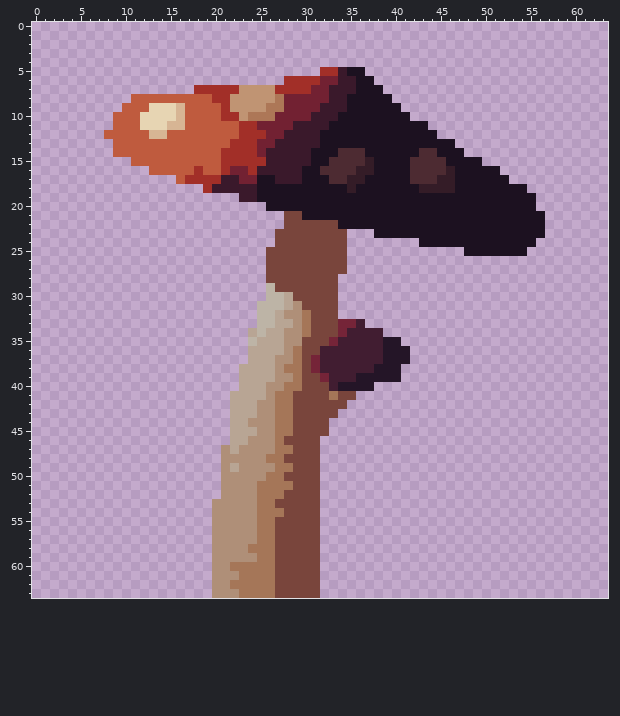
A pixel-art sprite gets an edit: mushroom-tex.png. Above: the version before the commit.
The file is 64x64 pixels. Colours within 5 levels of each other are drawn and written as one.
The result:
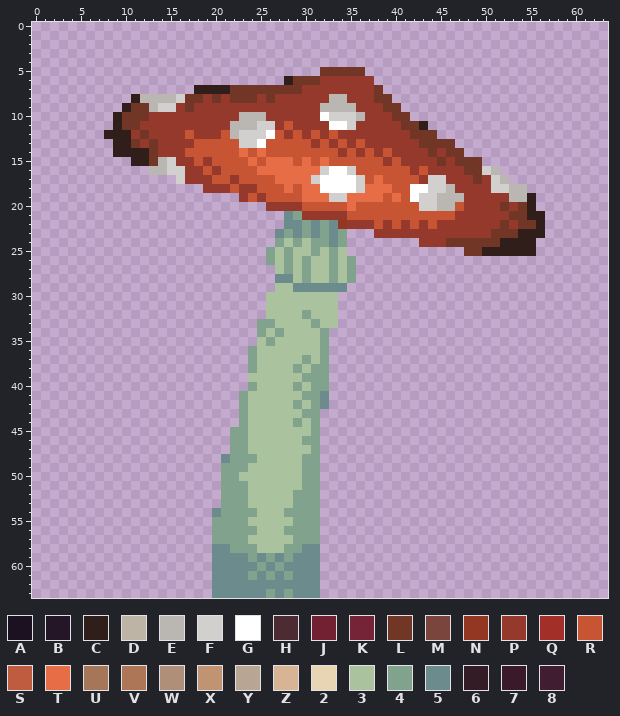
Palette (. is transparent): A #1c1120  B #241527  C #2f1e1a  D #bdb4a6  E #bab7b2  F #d1d0ce  G #ffffff  H #4d2b32  J #722132  K #752438  L #723627  M #79453c  N #933622  P #95392c  Q #a22f28  R #c75533  S #bf5b3e  T #e76d46  U #a57658  V #ad7757  W #af8f78  X #c09473  Y #b8a594  Z #d7b594  2 #e7d5b3  3 #aac39e  4 #81a38e  5 #6b8b8c  6 #341c27  7 #3a192b  8 #411d31
What changed:
@@ x 0..63 @@
  4 ................................................................
- 5 ................................QQ7AA...........................
- 6 ............................QQQQJJ77AA..........................
- 7 ..................QQQQQXXXXQQQQJJ777AAA.........................
- 8 ...........SSSSSSSSSQQXXXXXVJJJJJ77AAAAA........................
- 9 ..........SSS222ZSSSSQXXXXVVJJJJ777AAAAAA.......................
-10 .........SSS2222ZSSSSQQXVVVJJJJ777AAAAAAAA......................
-11 .........SSS222ZZSSSSSSQQJJJJ7777AAAAAAAAAAA....................
-12 ........SSSSSZZSSSSSSSSQQQJJ7777AAAAAAAAAAAAA...................
-13 .........SSSSSSSSSSSSSQQQJJ77777AAAAAAAAAAAAAAA.................
-14 .........SSSSSSSSSSSSQQQQJ77777AAAHHHAAAAAAHHAAA................
-15 ...........SSSSSSSSSSQQQQQ77777AAHHHH6AAAAHHHHAAAA..............
-16 .............SSSSSQSSQJJQ77777AAHHHH66AAAAHHHH6AAAAA............
-17 ................SQQQQ77JJAA777AAAHH66AAAAAHHH66AAAAAA...........
-18 ...................Q77777AAAAAAAAAA6AAAAAAA6666AAAAAAAA.........
-19 .......................77AAAAAAAAAAAAAAAAAAAAAAAAAAAAAAA........
-20 ..........................AAAAAAAAAAAAAAAAAAAAAAAAAAAAAA........
-21 ............................MMAAAAAAAAAAAAAAAAAAAAAAAAAAA.......
-22 ............................MMMMMMAAAAAAAAAAAAAAAAAAAAAAA.......
-23 ...........................MMMMMMMM...AAAAAAAAAAAAAAAAAAA.......
-24 ...........................MMMMMMMM........AAAAAAAAAAAAA........
-25 ..........................MMMMMMMMM.............AAAAAAA.........
-26 ..........................MMMMMMMMM.............................
-27 ..........................MMMMMMMMM.............................
-28 ..........................MMMMMMMM..............................
-29 ..........................DMMMMMMM..............................
-30 ..........................DDYMMMMM..............................
-31 .........................DDDYWMMMM..............................
-32 .........................DDYWWUMMM..............................
-33 .........................DDYYWUMMMKK8...........................
-34 ........................YDYYWWUMMMK8888.........................
-35 ........................DYYYWWMMMK88888BB.......................
-36 ........................YYYYWUMM8888888BBB......................
-37 ........................YYYWWUMK8888888BBB......................
-38 .......................YYYYWUUMK888888BBB.......................
-39 .......................YYYYWWUMMK888BBBBB.......................
-40 .......................YYYWWUUMMM8BBBB..........................
-41 ......................YYYYWUUMMMMUMM............................
-42 ......................YYYWWUUMMMMMM.............................
-43 ......................YYYWWUUMMMMM..............................
-44 ......................YYWWWUUMMMM...............................
-45 ......................YYYWWUUMMMM...............................
-46 ......................YYWWWUMMMM................................
-47 .....................WYWWWWUUMMM................................
-48 .....................WWWWWUUMMMM................................
-49 .....................WYWWWWUUMMM................................
-50 .....................WWWWWUUMMMM................................
-51 .....................WWWWUUUUMMM................................
-52 .....................WWWWUUUMMMM................................
-53 ....................WWWWWUUMMMMM................................
-54 ....................WWWWWUUUMMMM................................
-55 ....................WWWWWUUMMMMM................................
-56 ....................WWWWWUUMMMMM................................
-57 ....................WWWWWUUMMMMM................................
-58 ....................WWWWUUUMMMMM................................
-59 ....................WWWWWUUMMMMM................................
-60 ....................WWUUUUUMMMMM................................
-61 ....................WWWUUUUMMMMM................................
-62 ....................WWUUUUUMMMMM................................
-63 ....................WWWUUUUMMMMM................................
+ 5 ................................LLLLL...........................
+ 6 ............................CLLLPPPPPP..........................
+ 7 ..................CCCCLLLLLLLLPPPPPPPPL.........................
+ 8 ...........CEEEEFLLPLPLLLPLPPPPPPEEPPPLL........................
+ 9 ..........CLLEFFPLPPPPPPPPPPPPPPEEEEPPPLL.......................
+10 .........CLLLPPPPPPPPPPEEEPPPPPPGFFFEPPPLL......................
+11 .........CLLPPPPPPPPPPEEEFFPRPPPPGGFPPPPPLLC....................
+12 ........CCCPLPPPPRPPPREFFFGRPRPRPRPPPPPPPPLLL...................
+13 .........CCLPLPPPPRRRRRFFGRRRRRPRPRPRPPPPPPLLLL.................
+14 .........CCCCLPPPRRRRRRTRTRRRRRRRRPRPRPRPPPPLPLL................
+15 ...........CCLEFPPRPRRRRTRTTTRTRTRRRRRRPRPPPPLPLLL..............
+16 .............EEFFPPRPRRRRTTTTTTTFGGFRRRRRRPRPPPPLLFE............
+17 ................FPPPRRPRRRRTTTTFGGGGFRTRRRRPFFPPPLPFE...........
+18 ...................PPPRPPRRRTRTTGGGGFTTTRRGGFFEPPPPFFEE.........
+19 .......................PRPRRRRTTTFFTTTTRTRGFFEEEPPPPPEEC........
+20 ..........................PPPPRRRRRTRRRRRRRFFEERPPPPLPLC........
+21 ............................54PPPPPRRRRRRRRRRRRPPPPPPLLCC.......
+22 ............................554545NPPPRPRPRPRPPPPPPPLPLLC.......
+23 ...........................54545454...PPPPPPPPPPPPPLLLCCC.......
+24 ...........................43434454........PPPLLLLLLCCCC........
+25 ..........................434334343.............LLCCCCCC........
+26 ..........................4343433434............................
+27 ...........................343433434............................
+28 ...........................553433434............................
+29 ...........................33555555.............................
+30 ..........................33333333..............................
+31 ..........................33333333..............................
+32 ..........................33334333..............................
+33 .........................443333433..............................
+34 .........................43433334...............................
+35 .........................34333334...............................
+36 ........................433333334...............................
+37 ........................433333434...............................
+38 ........................433334344...............................
+39 ........................333333444...............................
+40 ........................433334344...............................
+41 .......................4333333445...............................
+42 .......................4333334345...............................
+43 .......................433333344................................
+44 .......................433333434................................
+45 ......................4433333334................................
+46 ......................4433333344................................
+47 ......................4433333334................................
+48 .....................54443333344................................
+49 .....................44433333344................................
+50 .....................44333333344................................
+51 .....................44433333344................................
+52 .....................44433333444................................
+53 .....................44433333444................................
+54 ....................544443334444................................
+55 ....................444433333444................................
+56 ....................444443334444................................
+57 ....................444433333444................................
+58 ....................554443334455................................
+59 ....................555545454555................................
+60 ....................555554545555................................
+61 ....................555545454555................................
+62 ....................555555555555................................
+63 ....................555555454555................................
Pixel boxes of the changes (left, top, right, bottom) in both pictures:
changed: (104, 67, 545, 598)
